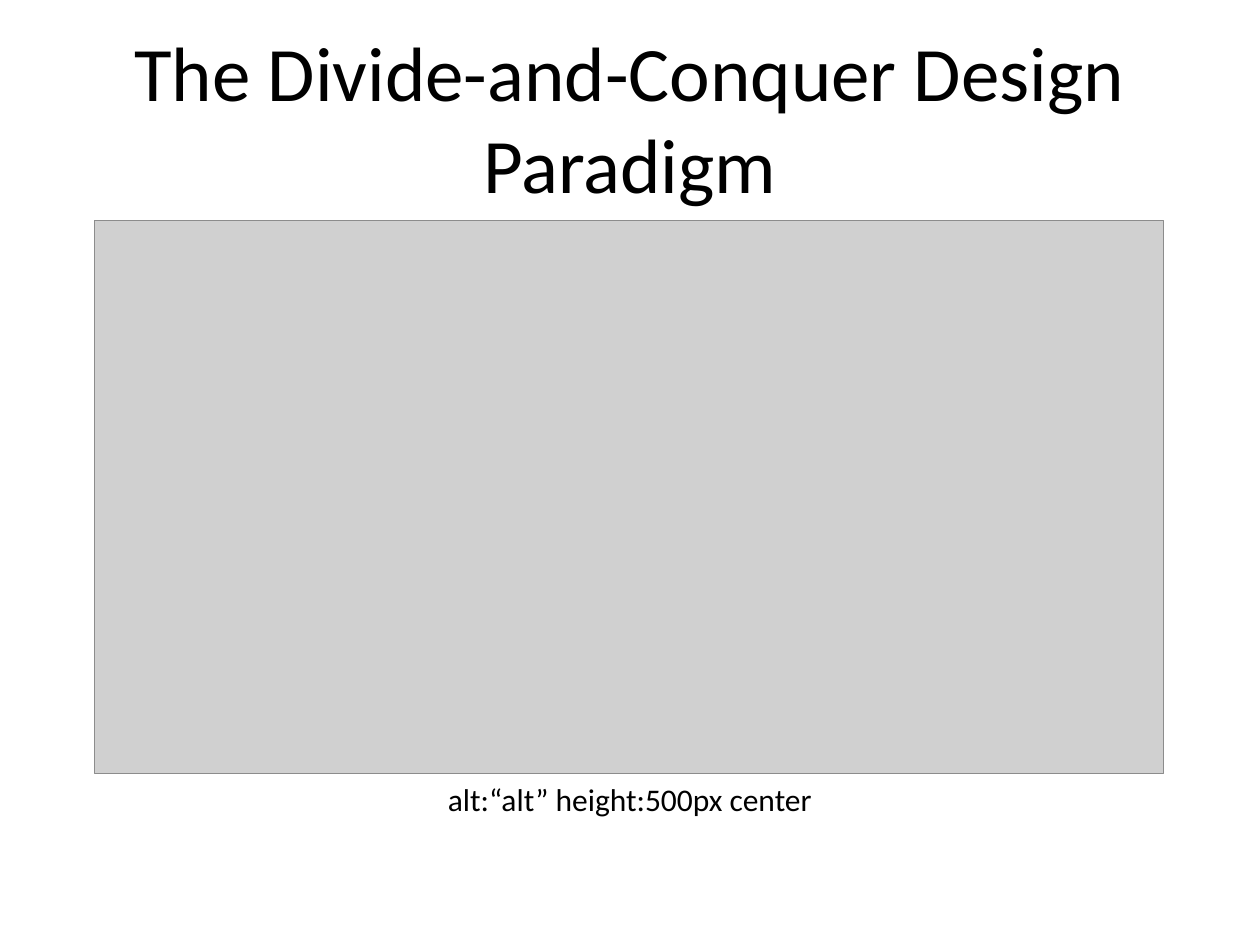
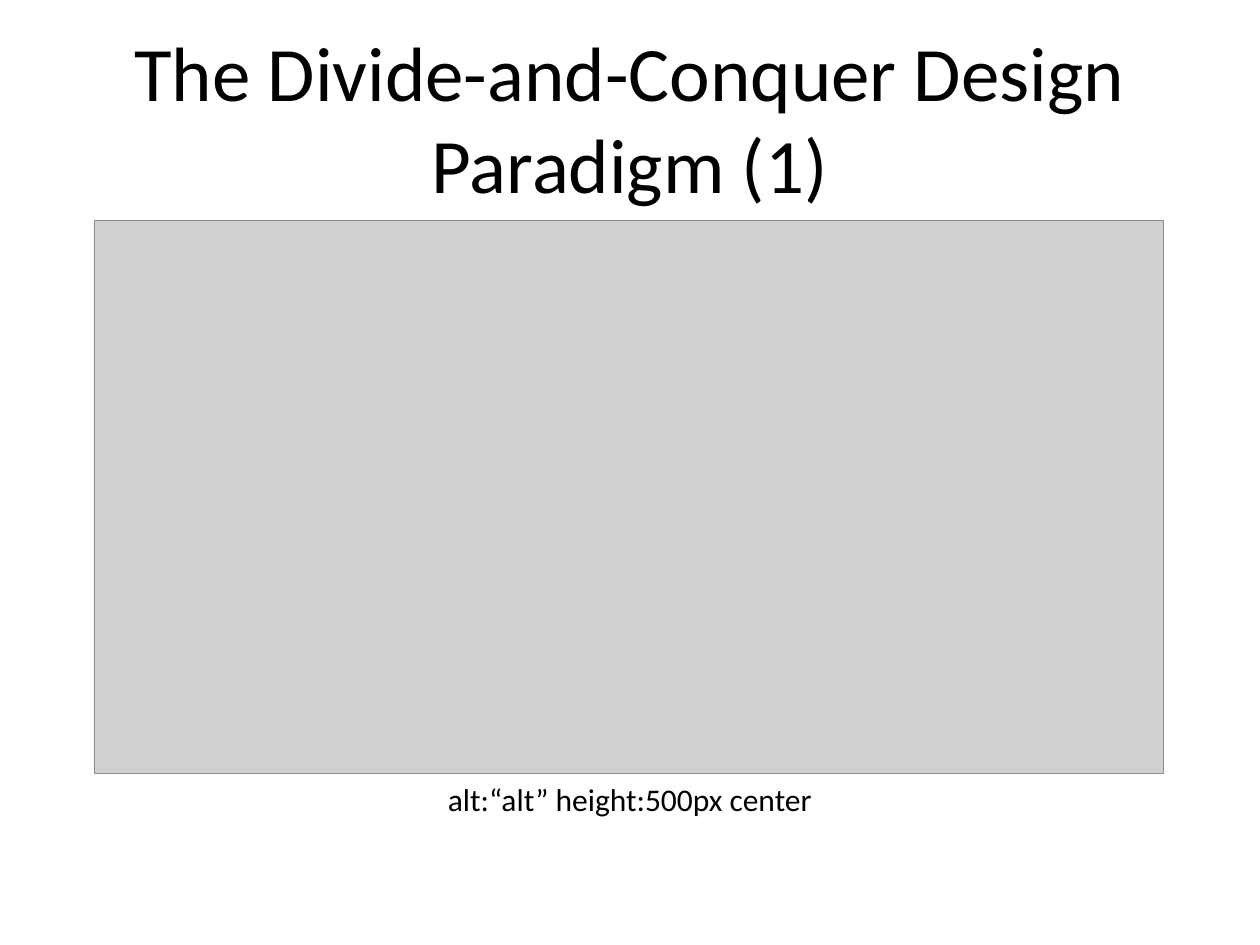
Before and after one commit to ucoruh/ce100-algorithms-and-programming-II, a slide deck: slide 57 of docs/week-2/ce100-week-2-recurrence.md_word.pptx. Drawn at 1260x945 pixels with LibreOffice and Linux fonts; fonts in the diff are those of the drawing; grey boxes stand for pictures. Boxes give left, top, right and bottom in pixels: in the first picture for what was removed or moved away, otherwise in the second. Text is boxed around its words. In the diff, an @@ line names an element or a change of style, - is before the commit and + after.

```diff
--- a/docs/week-2/ce100-week-2-recurrence.md_word.pptx
+++ b/docs/week-2/ce100-week-2-recurrence.md_word.pptx
@@ title at (134, 47, 1124, 207): text changed @@
-The Divide-and-Conquer Design Paradigm
+The Divide-and-Conquer Design Paradigm (1)
```
Also in this commit, not shown: 53 other slides changed, 13 other files.
